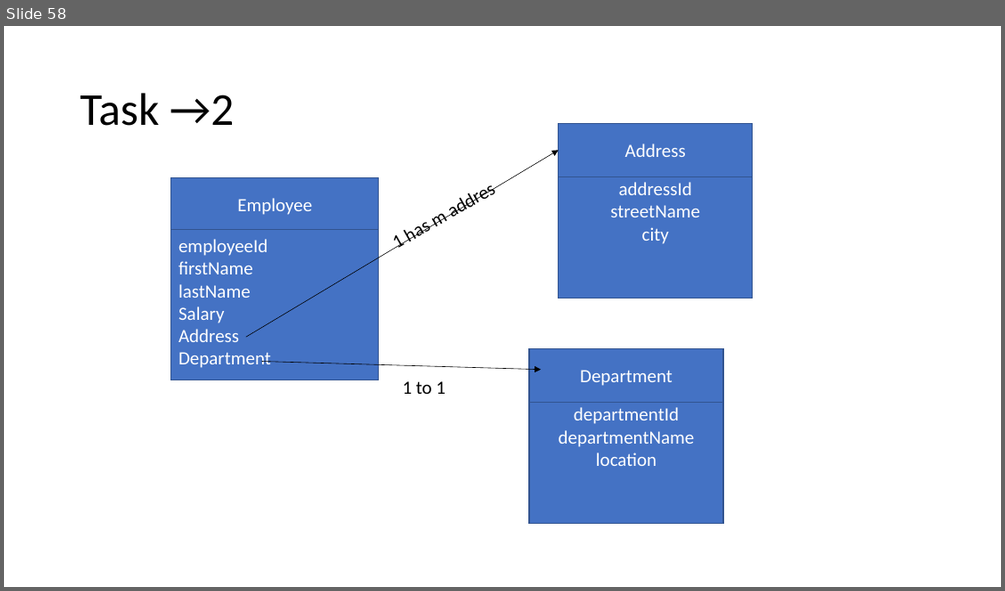
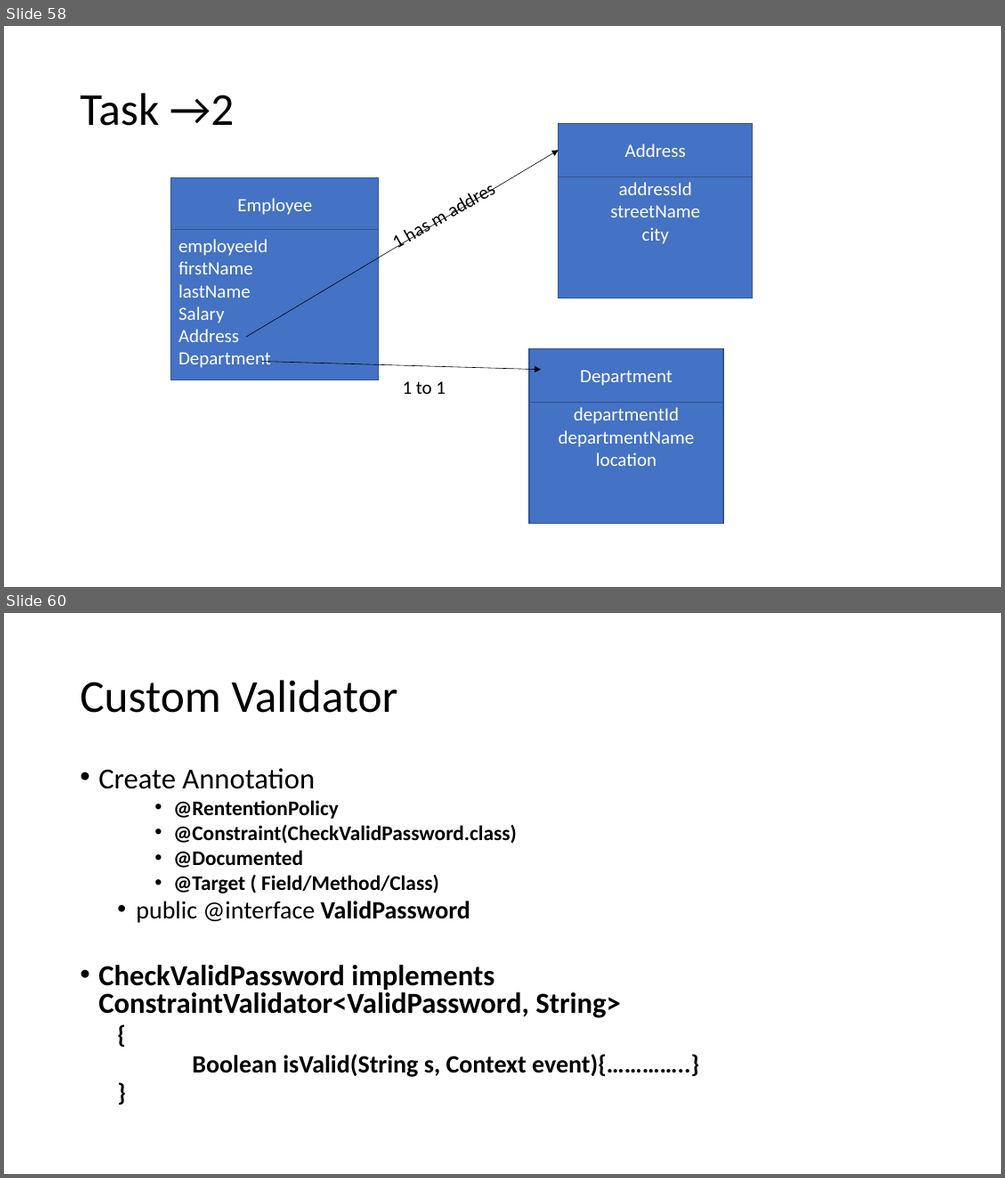
Before and after one commit to priyangm/pod_trg, a slide deck: Finishing School.pptx. Shown one above the other, each under a label of ours: slide 58 before the commit, slides 58 and 60 after it; the slides between them are not shown. The pictures are 1005x591 and 1005x1178 pixels, drawn with LibreOffice and Linux fonts; fonts in the diff are those of the drawing. Boxes give left, top, right and bottom in pixels: in the first picture for what was removed or moved away, otherwise in the second. Text is boxed around its words. In the diff, an @@ line names an element or a change of style, - is before the commit and + after.

```diff
--- a/Finishing School.pptx
+++ b/Finishing School.pptx
@@ slide 60 added at (4, 613, 1001, 1174), background #FFFFFF @@
@@ title added at (80, 680, 398, 713), 44 pt, text #000000 @@
+Custom Validator
@@ text added at (98, 768, 699, 1077), 20 pt, text #000000, bold @@
+• Create Annotation
+    • @RententionPolicy
+    • @Constraint(CheckValidPassword.class)
+    • @Documented
+    • @Target ( Field/Method/Class)
+  • public @interface ValidPassword
+• CheckValidPassword implements ConstraintValidator<ValidPassword, String>
+  {
+  Boolean isValid(String s, Context event){…………..}
+  }
```
Also in this commit, not shown: 5 other slides added.
